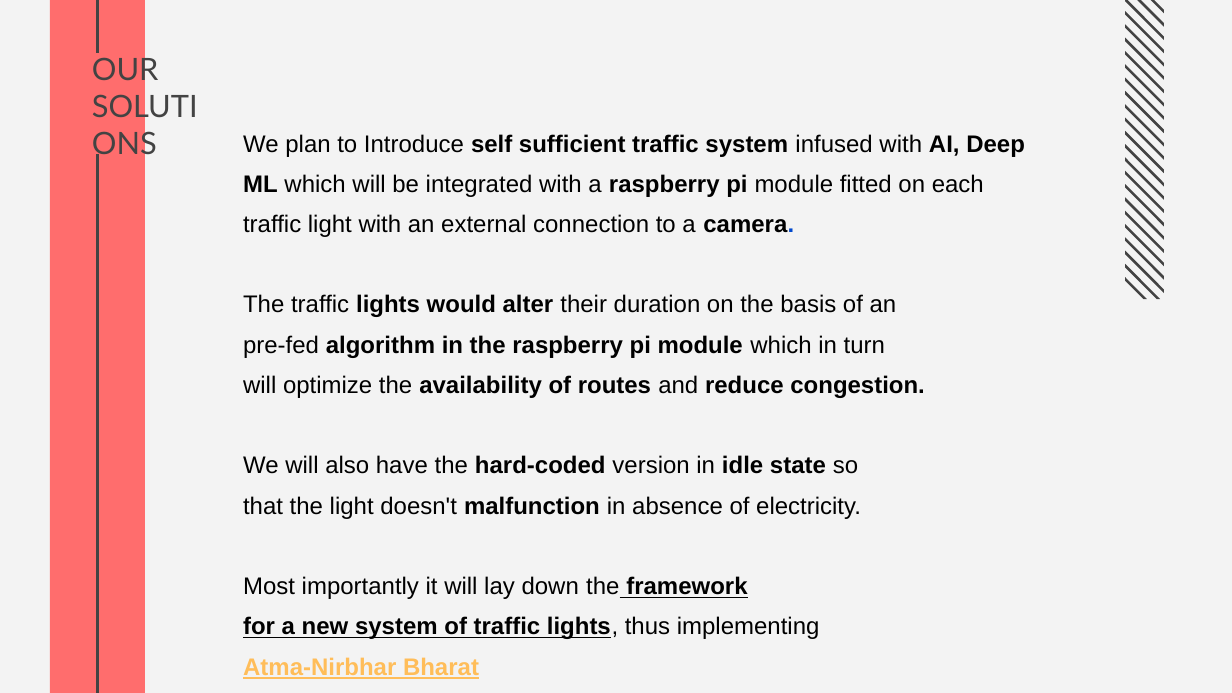
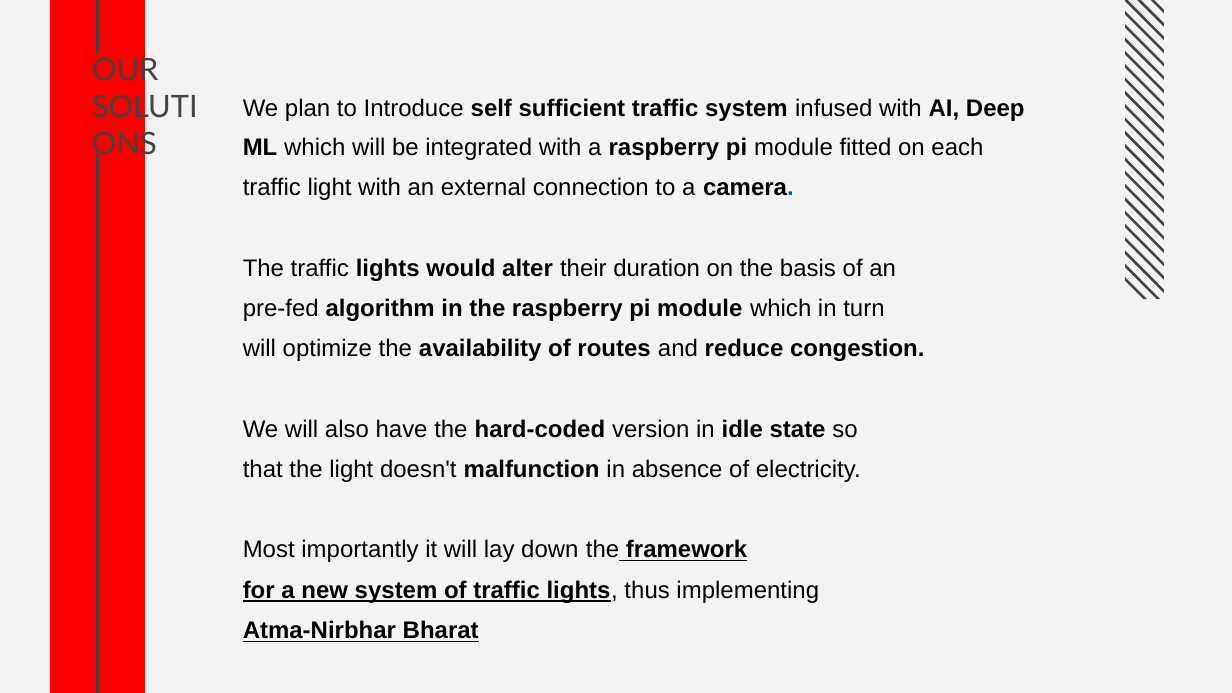
Before and after one commit to Sharan420/Traffic-Classifier, a slide deck: slide 4 of ppt.pptx. Drawn at 1232x693 pixels with LibreOffice and Linux fonts; fonts in the diff are those of the drawing. Boxes give left, top, right and bottom in pixels: in the first picture for what was removed or moved away, otherwise in the second. Text is boxed around its words. In the diff, an @@ line names an element or a change of style, - is before the commit and + after.

```diff
--- a/ppt.pptx
+++ b/ppt.pptx
@@ rectangle at (x1=51, y1=0, x2=145, y2=693): fill #FF6D6D to #FF0000 @@
@@ text "We plan to Introduce self ..." moved from (x1=243, y1=134, x2=1025, y2=679) to (x1=243, y1=98, x2=1025, y2=642) @@
@@ text at (x1=243, y1=620, x2=479, y2=642): text colour #FFBD59 to #000000 in "Atma-Nirbhar Bharat" @@
```
Also in this commit, not shown: 7 other slides changed, 3 slides added.
